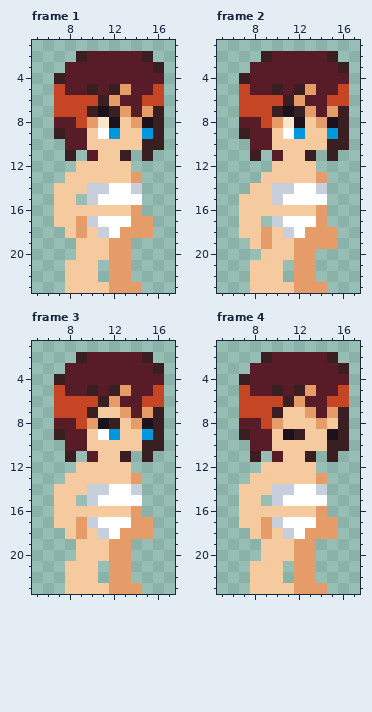
Pixel-art file -- Sprites/char_underwear_idle.aseprite. The picture above was drawn from the file before the commit.
24x24 pixels, 4 frames. Shown: frame 1: x 5..17, y 1..23; frame 2: x 5..17, y 1..23; frame 3: x 5..17, y 1..23; frame 4: x 5..17, y 1..23. The commit also changed other frames, which this record leaves out.
After the commit:
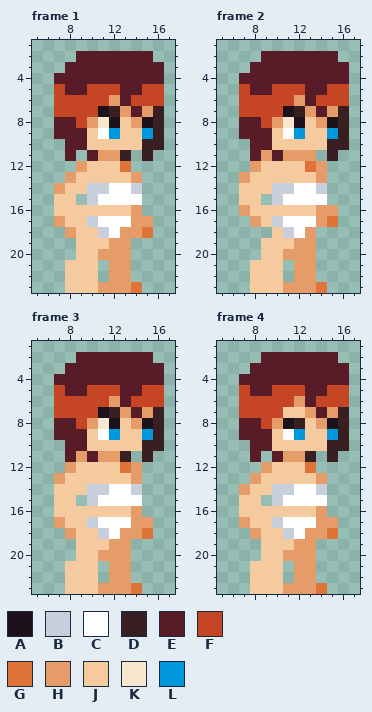
Palette (. is transparent): A #1c121c  B #c7cfdd  C #ffffff  D #391f21  E #571c27  F #c64524  G #e07438  H #e69c69  J #f6ca9f  K #f9e6cf  L #0098dc
From old to new:
Changed rows in their new state; - is an unchanged pixel.
Frame 1:
first column x 7:
 2 --E-----E-
 3 ---------E
 4 E---------
 5 ---FFFE-F-
 6 ----F--F--
 7 ---F------
 9 E---------
11 -E--HH----
12 --H---G---
13 -H--------
14 H---------
17 H-J-------
18 -HJ-----G-
20 ----H-----
23 ----H--G--
Frame 2:
first column x 7:
 2 --E-----E-
 3 ---------E
 4 E---------
 5 ---FFFE-F-
 6 ----F--F--
 7 ---F------
 9 E---------
11 -EH-HHH---
12 -HJ---GH--
13 HJ--------
14 J---------
15 --.-------
16 H-------H-
17 .HJ-----G-
18 ...----..-
19 -.J----..-
20 ----H-----
23 ----H--G--
Frame 3:
first column x 7:
 2 --E-----E-
 3 ---------E
 4 E---------
 5 ---FFFE-F-
 6 ----F--F--
 7 ---FAD----
 8 ----KA----
 9 E---------
11 -EH-HH----
12 -H----GH--
13 H---------
first column x 7:
17 H-J------
18 -HJ-----G
20 ----H----
23 ----H--G-
Frame 4:
first column x 7:
 2 --E-----E-
 3 ---------E
 4 E---------
 5 ---FFFE-F-
 6 ----F--F--
 7 ---F------
 8 ----AD--A-
 9 E---CL--L-
11 -E--HH----
12 --H---G---
13 -H--------
14 H---------
17 H-J-------
18 -HJ-----G-
20 ----H-----
23 ----H--G--
